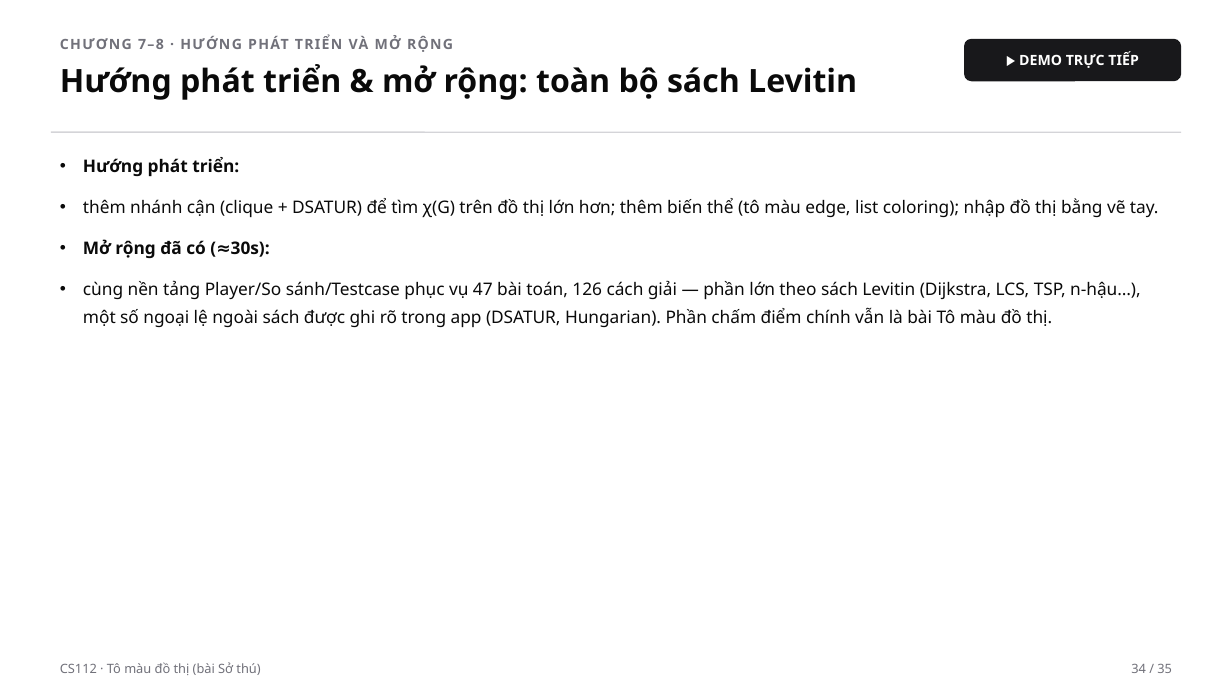
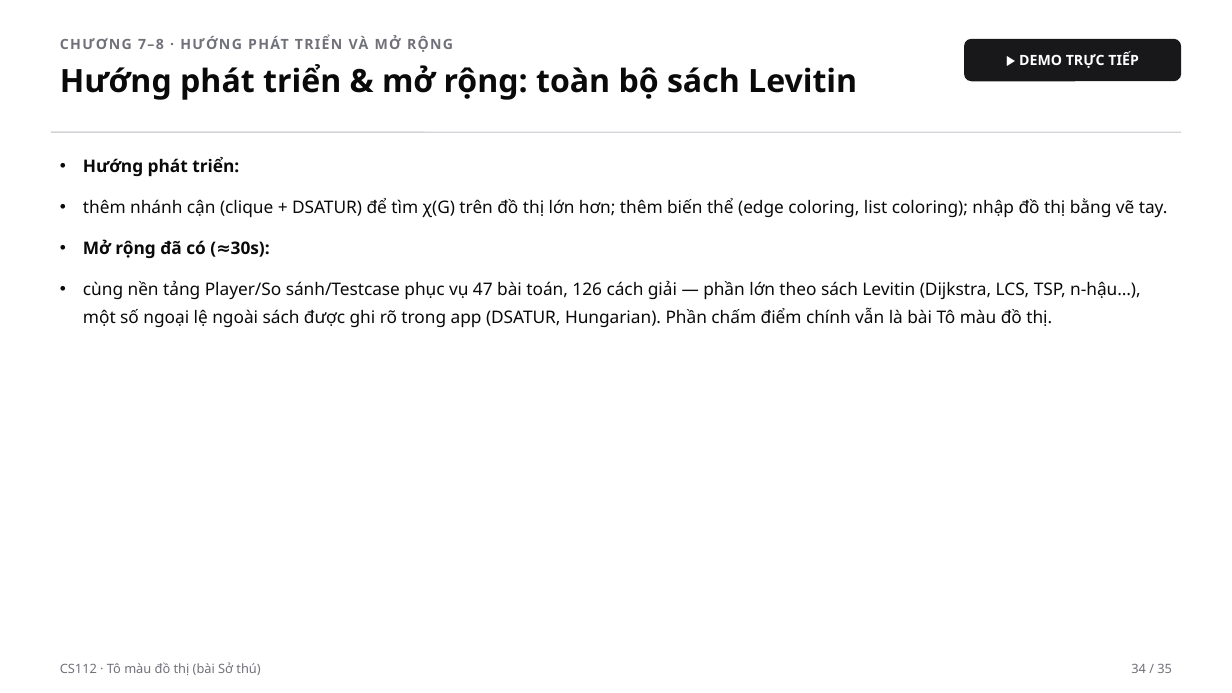
Before and after one commit to tkhieu/algorithm-visualizer, a slide deck: slide 34 of presentation/algorithm-visualizer-video.pptx. Drawn at 1232x693 pixels with LibreOffice and Linux fonts; fonts in the diff are those of the drawing. Boxes give left, top, right and bottom in pixels: in the first picture for what was removed or moved away, otherwise in the second. Text is boxed around its words. In the diff, an @@ line names an element or a change of style, - is before the commit and + after.

```diff
--- a/presentation/algorithm-visualizer-video.pptx
+++ b/presentation/algorithm-visualizer-video.pptx
@@ text at <box>83,198,1168,217</box>: text changed @@
-• thêm nhánh cận (clique + DSATUR) để tìm χ(G) trên đồ thị lớn hơn; thêm biến thể (tô màu edge, list coloring); nhập đồ thị bằng vẽ tay.
+• thêm nhánh cận (clique + DSATUR) để tìm χ(G) trên đồ thị lớn hơn; thêm biến thể (edge coloring, list coloring); nhập đồ thị bằng vẽ tay.
```
Also in this commit, not shown: 4 other slides changed, 4 other files.
